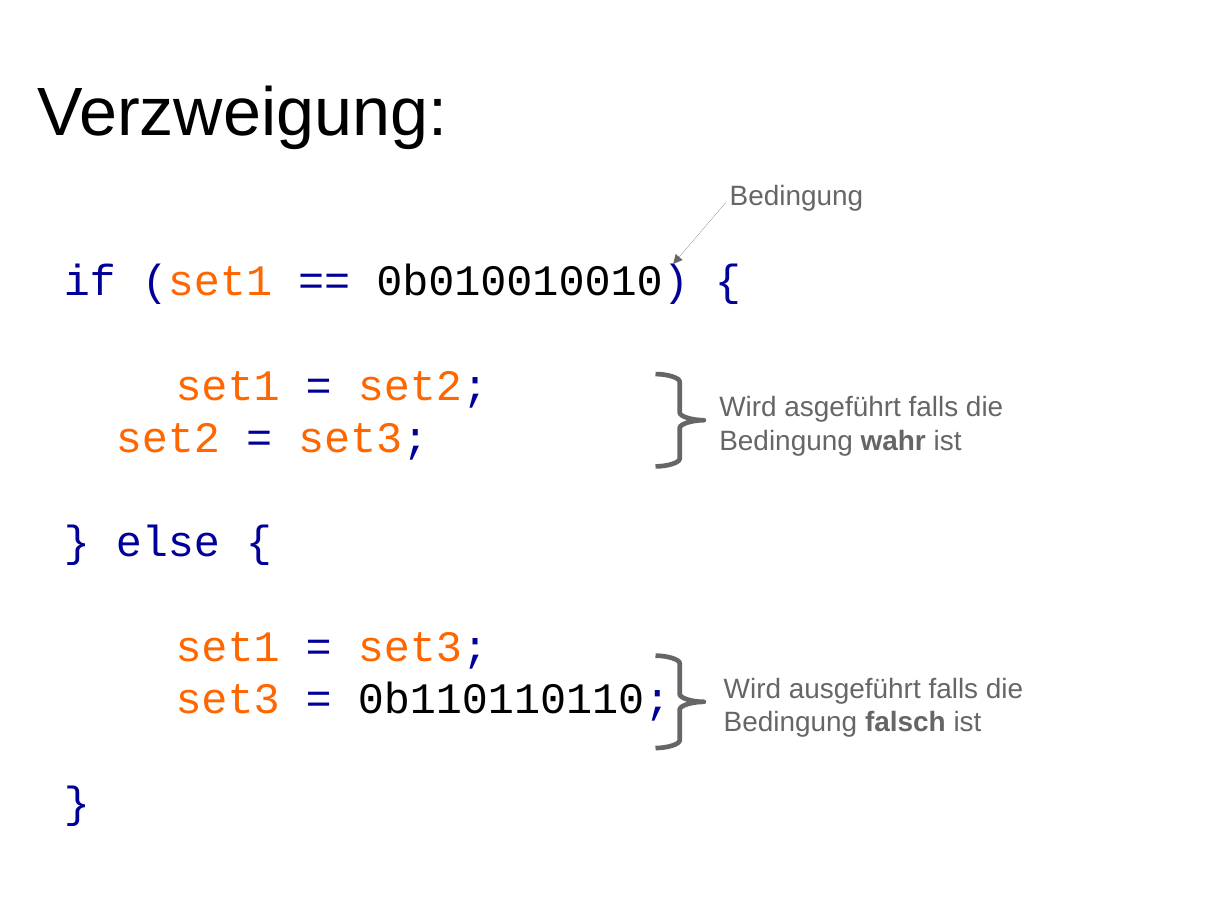
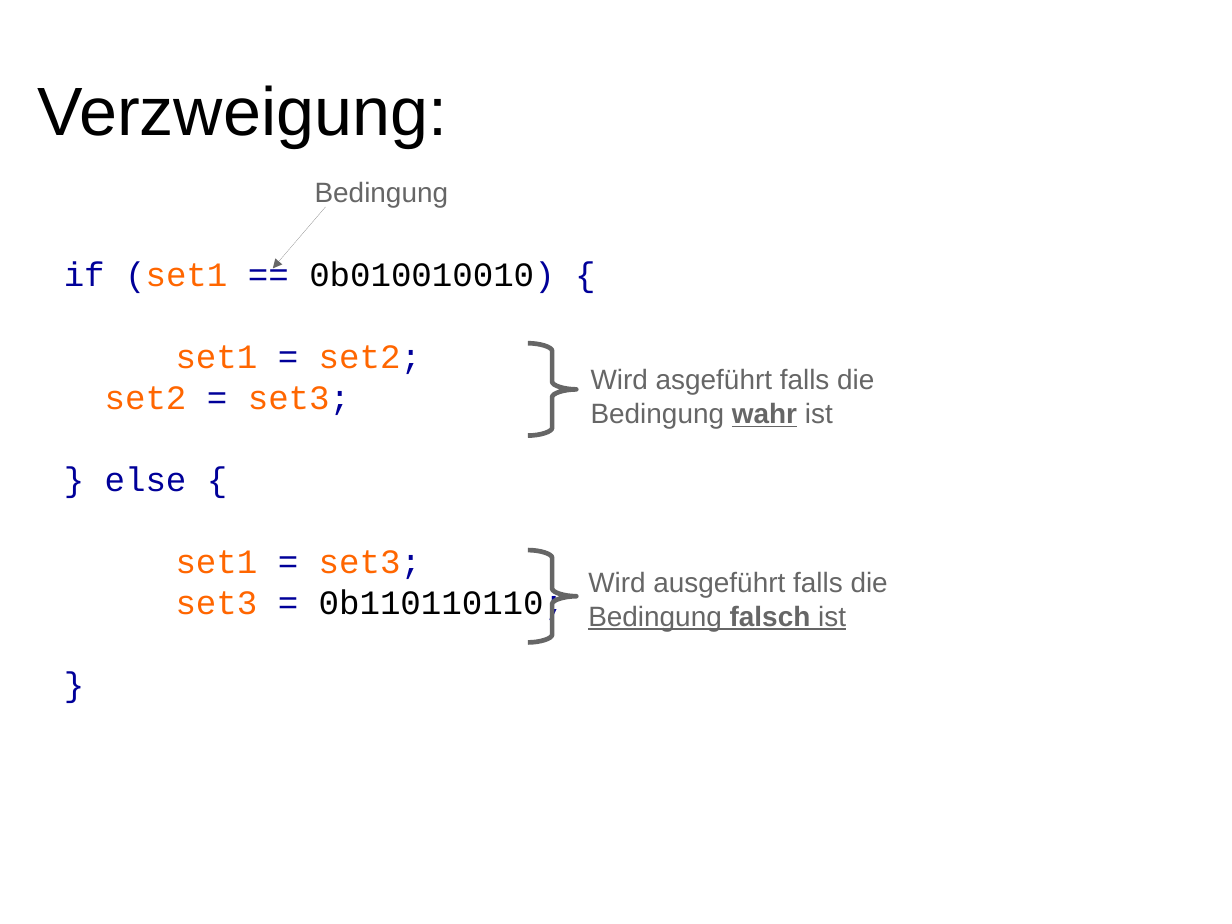
Before and after one commit to hotwolf/TicTacToe, a slide deck: slide 14 of Workshop/Software.odp (slide 9 before the commit). Drawn at 1232x924 pixels with LibreOffice and Linux fonts; fonts in the diff are those of the drawing. Boxes give left, top, right and bottom in pixels: in the first picture for what was removed or moved away, otherwise in the second. Text is boxed around its words. In the diff, an @@ line names an element or a change of style, - is before the commit and + after.

```diff
--- a/Workshop/Software.odp
+++ b/Workshop/Software.odp
@@ text "Bedingung": place and size @@
-text "Bedingung" at [730,185,864,210]
+text "Bedingung" at [315,182,449,207]
@@ arrow moved from (727, 202) - (673, 264) to (325, 207) - (273, 268) @@
@@ text "if (set1 == 0b010010010) {" at [64,261,564,624]: size 28 to 22 pt @@
@@ freeform shape: place and size @@
-freeform shape at [656,375,704,467]
+freeform shape at [528,343,576,436]
@@ text "Wird asgeführt falls die": place and size @@
-text "Wird asgeführt falls die" at [719,396,1003,455]
+text "Wird asgeführt falls die" at [591,369,874,428]
@@ text at [591,403,833,428]: underline on in "wahr" @@
@@ freeform shape: place and size @@
-freeform shape at [656,656,704,749]
+freeform shape at [528,550,576,643]
@@ text "Wird ausgeführt falls die": place and size @@
-text "Wird ausgeführt falls die" at [724,678,1023,736]
+text "Wird ausgeführt falls die" at [588,572,888,631]
@@ text at [588,606,846,631]: underline on in "Bedingung falsch ist" @@
```
Also in this commit, not shown: 4 other slides changed, 12 slides added, 1 slide removed, 23 other files.
